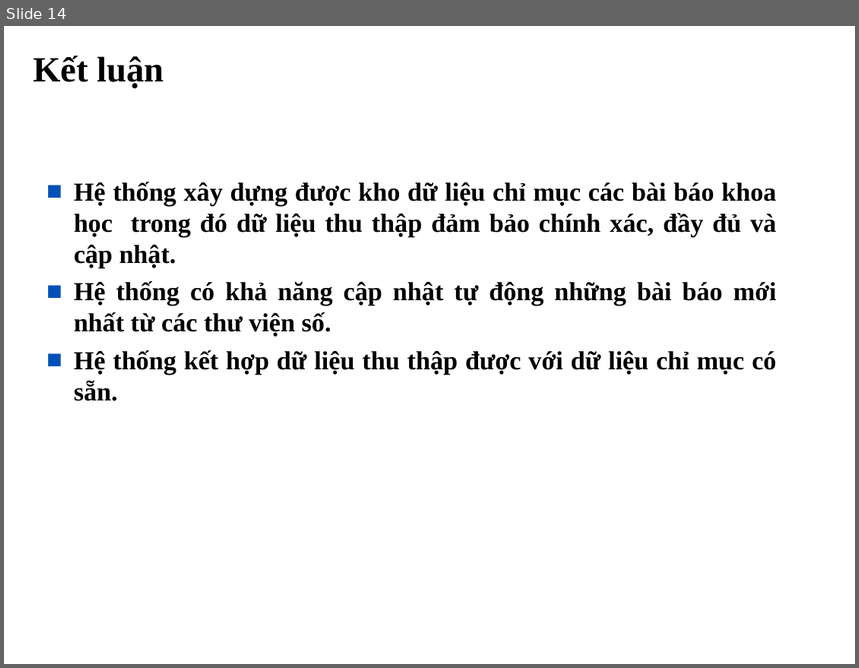
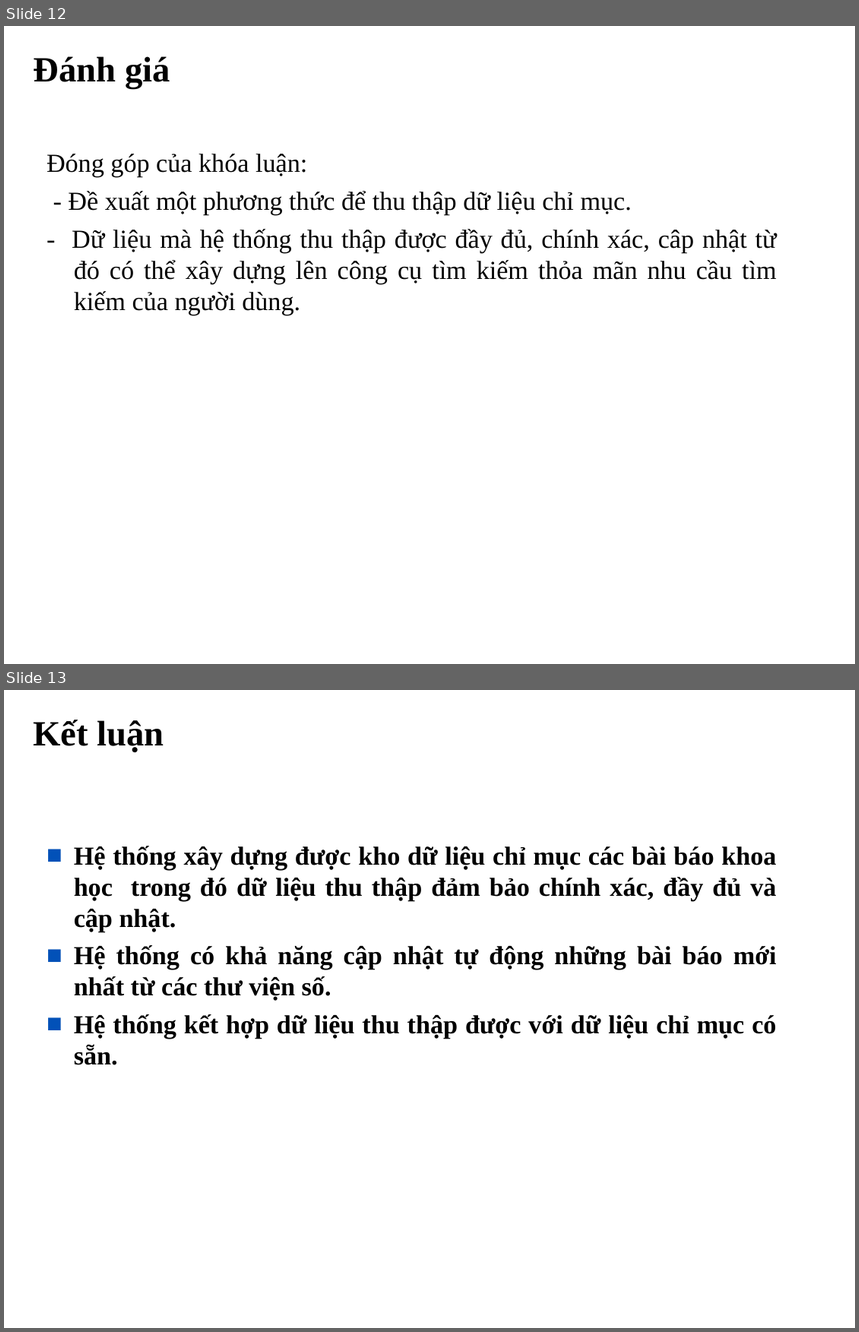
Before and after one commit to tiendv/detaitotnghiep, a slide deck: Report/Bao cao khoa luan/Trinh bay bao cao.ppt. Shown one above the other, each under a label of ours: slide 14 before the commit, slides 12 and 13 after it. The pictures are 859x668 and 859x1332 pixels, drawn with LibreOffice and Linux fonts; fonts in the diff are those of the drawing; background and template pictures are left out. Boxes give left, top, right and bottom in pixels: in the first picture for what was removed or moved away, otherwise in the second. Text is boxed around its words. In the diff, an @@ line names an element or a change of style, - is before the commit and + after.

```diff
--- a/Report/Bao cao khoa luan/Trinh bay bao cao.ppt
+++ b/Report/Bao cao khoa luan/Trinh bay bao cao.ppt
@@ slide 12 added at <box>4,26,855,664</box>, background #FFFFFF @@
@@ title added at <box>34,56,170,89</box>, 30 pt, text #000000, bold @@
+Đánh giá
@@ text added at <box>47,154,777,316</box>, 22 pt, text #000000 @@
+Đóng góp của khóa luận:
+- Đề xuất một phương thức để thu thập dữ liệu chỉ mục.
+- Dữ liệu mà hệ thống thu thập được đầy đủ, chính xác, câp nhật từ đó có thể xây dựng lên công cụ tìm kiếm thỏa mãn nhu cầu tìm kiếm của người dùng.
@@ rectangle added at <box>4,622,649,648</box>, fill #FFFFFF, outline #FFFFFF 0.74 pt @@
@@ what was slide 14 is now slide 13 @@
```
Also in this commit, not shown: 3 slides changed, 3 other slides added, 5 slides removed.
